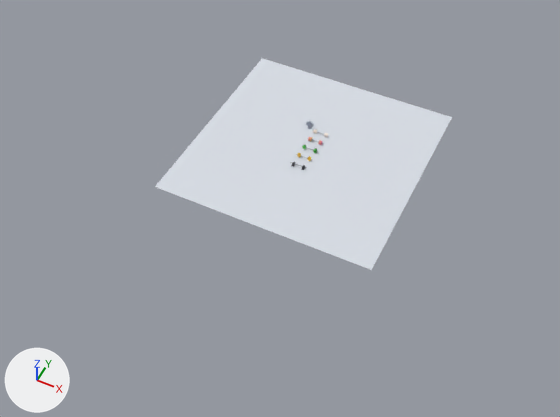
What one commit did to the Blender file models/items/weights.blend.
The view is the same before and after, from a 50 mm camera at (121.0, -291.0, 291.0) aimed at (-1.0, -48.0, -13.0). Lighting does not change. The marker at lower left points along +X, +Y and +Z. The older version comes first.
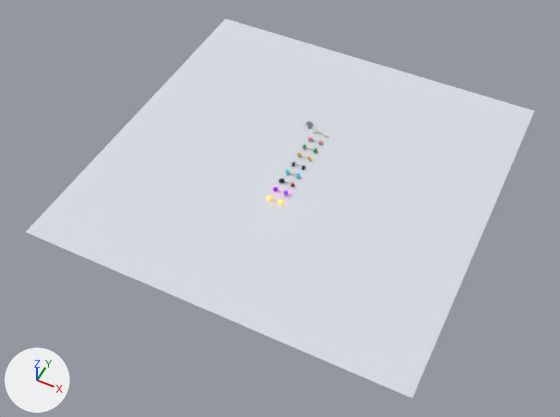
Edits to the scene script, one JSON object a line:
```json
{"block": "me_plane", "where": "# used by ob_plane; location = (0.0, -14.0, 0.0)"}
{"op": "remove", "block": "me_plane", "code": "me_plane.from_pydata(...)  # 4 vertices, 1 face; spans x -60.0..60.0, y -60.0..60.0, z 0.0"}
{"op": "add", "block": "me_plane", "code": "me_plane.from_pydata(...)  # 4 vertices, 1 face; spans x -100.0..100.0, y -100.0..100.0, z 0.0"}
{"block": "me_plane", "change": "me_plane part 1"}
{"op": "set", "path": "me_plane.vertices[0].co", "old": "(-60.0, -60.0, 0.0)", "new": "(-100.0, -100.0, 0.0)", "note": "pixel (154, 186) -> pixel (25, 232)"}
{"op": "set", "path": "me_plane.vertices[1].co", "old": "(60.0, -60.0, 0.0)", "new": "(100.0, -100.0, 0.0)", "note": "pixel (371, 270) -> pixel (412, 398)"}
{"op": "set", "path": "me_plane.vertices[2].co", "old": "(-60.0, 60.0, 0.0)", "new": "(-100.0, 100.0, 0.0)", "note": "pixel (262, 58) -> pixel (225, 18)"}
{"op": "set", "path": "me_plane.vertices[3].co", "old": "(60.0, 60.0, 0.0)", "new": "(100.0, 100.0, 0.0)", "note": "pixel (452, 117) -> pixel (534, 110)"}
{"op": "set", "path": "ob_plane.location", "old": "(0.0, -14.0, 0.0)", "new": "(0.0, -28.0, 0.0)"}
```

Where the change shows, as pixel boxes (x1, y1, x2, y2) in the pictures (560 x 417 px):
```json
{"object": "Plane", "change": "reshaped, moved", "before": [155, 58, 452, 270], "after": [26, 19, 534, 398], "on screen": "71% wider, 78% taller"}
```
